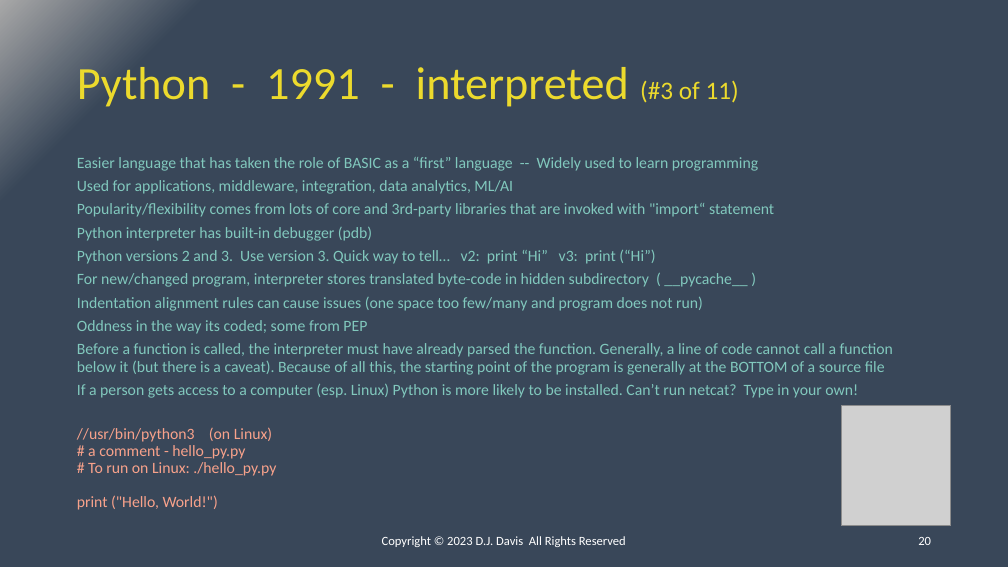
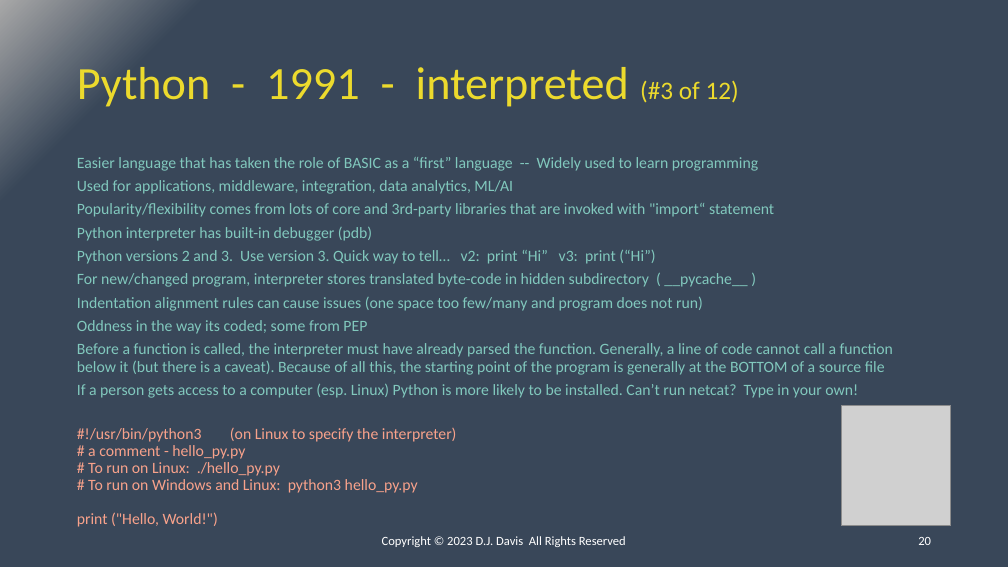
Before and after one commit to ipv3/DC31-BIC, a slide deck: slide 20 of Presentation.pptx. Drawn at 1008x567 pixels with LibreOffice and Linux fonts; fonts in the diff are those of the drawing; grey boxes stand for pictures. Boxes give left, top, right and bottom in pixels: in the first picture for what was removed or moved away, otherwise in the second. Text is boxed around its words. In the diff, an @@ line names an element or a change of style, - is before the commit and + after.

```diff
--- a/Presentation.pptx
+++ b/Presentation.pptx
@@ title at [77,67,739,107]: text changed @@
-Python - 1991 - interpreted (#3 of 11)
+Python - 1991 - interpreted (#3 of 12)
@@ text at [77,428,457,442]: text changed @@
-//usr/bin/python3 (on Linux)
+#!/usr/bin/python3 (on Linux to specify the interpreter)
@@ text at [88,479,418,493]: paragraph added @@
+# To run on Windows and Linux: python3 hello_py.py
```
Also in this commit, not shown: 11 other slides changed, 1 other file.
